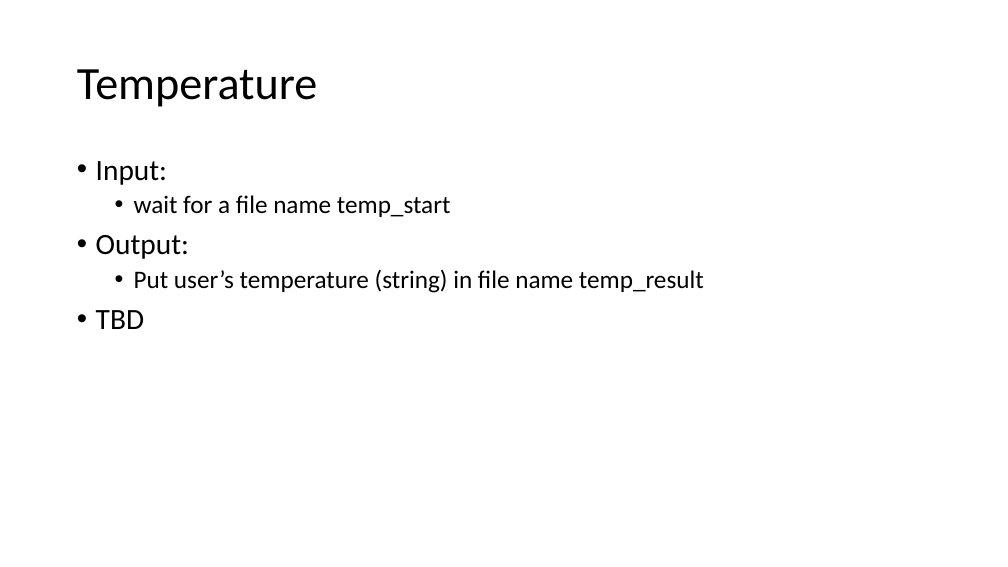
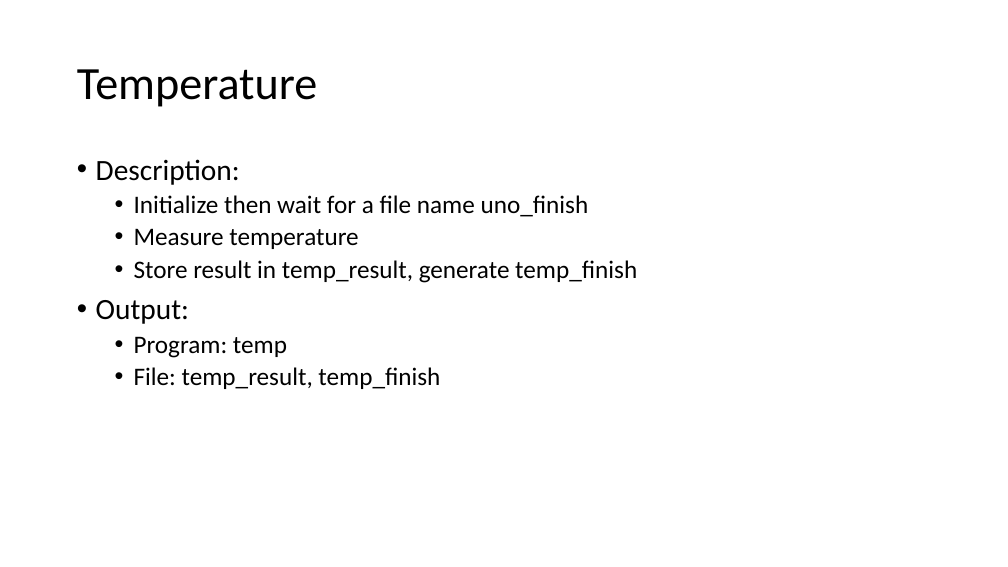
Before and after one commit to nguyenphu27/MyThesis, a slide deck: slide 12 of 00_Document/00_development_process/PPT_FunctionSpecification_R00.pptx (slide 11 before the commit). Drawn at 1008x567 pixels with LibreOffice and Linux fonts; fonts in the diff are those of the drawing. Boxes give left, top, right and bottom in pixels: in the first picture for what was removed or moved away, otherwise in the second. Text is boxed around its words. In the diff, an @@ line names an element or a change of style, - is before the commit and + after.

```diff
--- a/00_Document/00_development_process/PPT_FunctionSpecification_R00.pptx
+++ b/00_Document/00_development_process/PPT_FunctionSpecification_R00.pptx
@@ text at (96,159,637,283): text changed @@
-• Input:
-  • wait for a file name temp_start
+• Description:
+  • Initialize then wait for a file name uno_finish
+  • Measure temperature
+  • Store result in temp_result, generate temp_finish
@@ text at (134,336,440,389): text changed @@
-  • Put user’s temperature (string) in file name temp_result
-• TBD
+  • Program: temp
+  • File: temp_result, temp_finish
```
Also in this commit, not shown: 16 other slides changed, 1 slide added, 2 other files.
